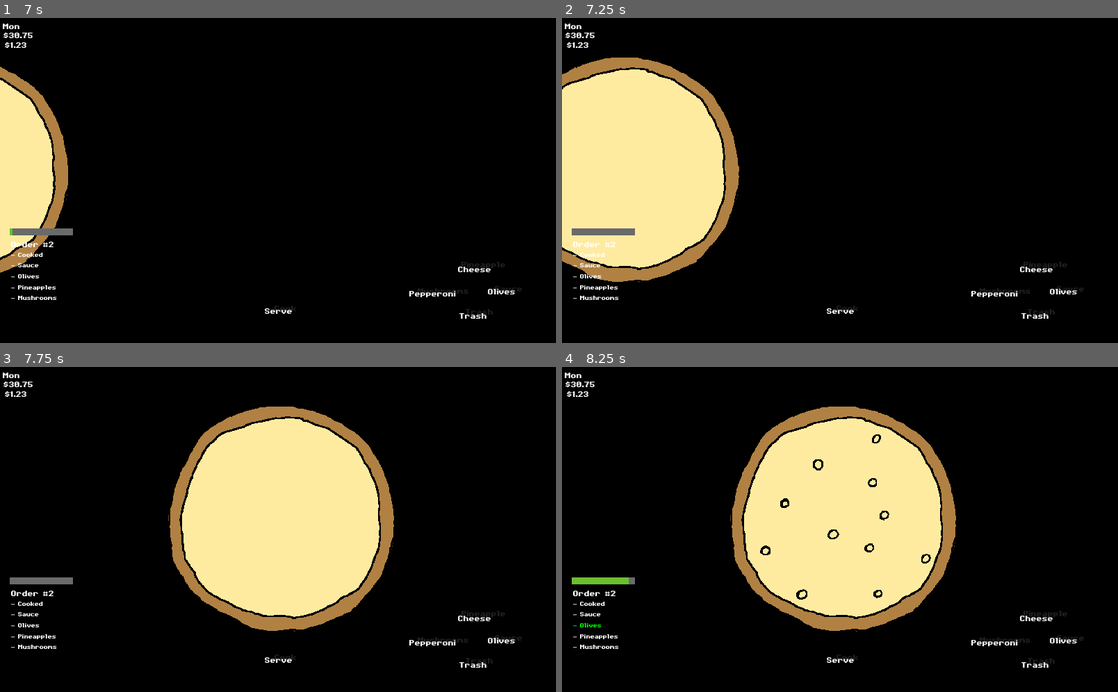
Above: before the commit, frames 1-4 (two rows, left to right).
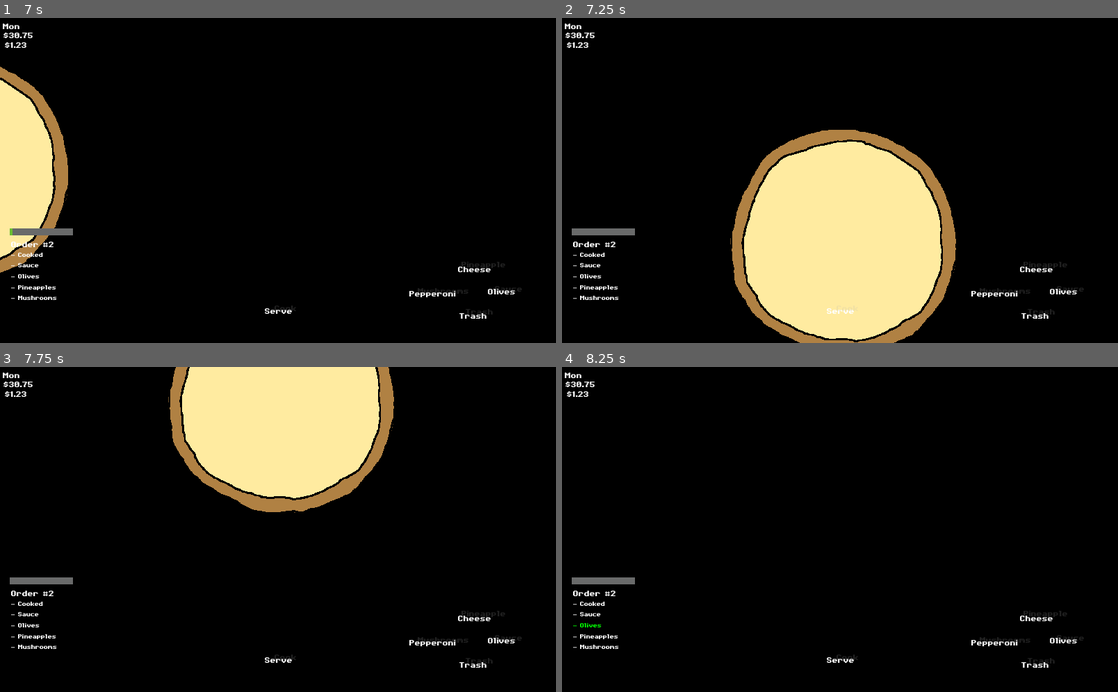
Above: after the commit, the same moments.

Repository: Boyquotes/pizza-maker
Game: Godot game, scene res://game/scene/main_menu.tscn
Same seed, same stepped clock (60 frames per second), same inputs: the game is played once before the commit and once after it.
Inputs:
- Up to frame 1 (7 s): click "play" at 0.5 s; tap Enter (ui_accept) at 1.25, 1.52, 2.27, 3.5, 3.77, 4.25, 4.52, 5, 5.27, 5.75, 6.5, 6.77 s; hold Right (right_topping) 1.28-2.03 s; hold Down (down_topping) 2.03-2.78 s; hold Right (right_topping) 2.78-3.53 s; hold Up (up_topping) 3.53-4.28 s; hold Shift (left_shift) 4.28-5.78 s; hold Down (down_topping) 5.78-6.53 s; hold Right (right_topping) from 6.53 s (still down)
- Up to frame 2 (7.25 s): keep holding Right (right_topping)
- Up to frame 3 (7.75 s): release Right (right_topping) at 7.28 s; hold Up (up_topping) from 7.28 s (still down); tap Enter (ui_accept) at 7.52 s
- Up to frame 4 (8.25 s): release Up (up_topping) at 8.03 s; hold Right (right_topping) from 8.03 s (still down)

Frame 1 is identical in both runs. In frame 2, 39% of the frame differs, in the area x 0-71%, y 12-100%; in frame 3, 23%; in frame 4, 21%.

Commit message:
Add trash/failed order animation

Diff:
--- a/game/game.gd
+++ b/game/game.gd
@@ -141,6 +141,7 @@
 
 func _end_round() -> void:
 	print("time ran out, customer left")
+	self.animation_player.play("trash_pizza")
 	# Trash the pizza
 
 func _check_pizza() -> void:
@@ -151,6 +152,10 @@
 	else:
 		print("Wrong Order")
 
+func _get_new_pizza() -> void:
+	self.pizza.reset()
+	self.trm_next_order.start(self.break_time)
+
 func _on_animation_done(anim_name: String):
 	match anim_name:
 		"slide_pizza_in":
@@ -160,8 +165,7 @@
 			print("pizza has been served")
 			# TODO: Check if pizza was right
 			self._check_pizza()
-			self.pizza.reset()
-			self.trm_next_order.start(self.break_time)
+			self._get_new_pizza()
 			# Reset pizza
-		"throw_away_pizza":
-			self.pizza.reset()
+		"trash_pizza":
+			self._get_new_pizza()
--- a/game/game.tscn
+++ b/game/game.tscn
@@ -36,6 +36,22 @@
 "values": [ Vector2( 520, 280 ), Vector2( 520, -225 ) ]
 }
 
+[sub_resource type="Animation" id=3]
+resource_name = "trash_pizza"
+length = 0.3
+tracks/0/type = "value"
+tracks/0/path = NodePath("Pizza:position")
+tracks/0/interp = 1
+tracks/0/loop_wrap = true
+tracks/0/imported = false
+tracks/0/enabled = true
+tracks/0/keys = {
+"times": PoolRealArray( 0, 0.3 ),
+"transitions": PoolRealArray( 1, 1 ),
+"update": 0,
+"values": [ Vector2( 520, 280 ), Vector2( 520, 880 ) ]
+}
+
 [node name="Game" type="Node2D"]
 script = ExtResource( 2 )
 
@@ -45,13 +61,14 @@
 texture = ExtResource( 3 )
 
 [node name="Pizza" parent="." instance=ExtResource( 1 )]
-position = Vector2( -280, 280 )
+position = Vector2( 520, 880 )
 
 [node name="HUD" parent="." instance=ExtResource( 4 )]
 
 [node name="AnimationPlayer" type="AnimationPlayer" parent="."]
 anims/slide_pizza_in = SubResource( 1 )
 anims/slide_pizza_out = SubResource( 2 )
+anims/trash_pizza = SubResource( 3 )
 
 [node name="TrmNextOrder" type="Timer" parent="."]
 one_shot = true
Not shown: 1 places in game/game.tscn that only renumber resources
